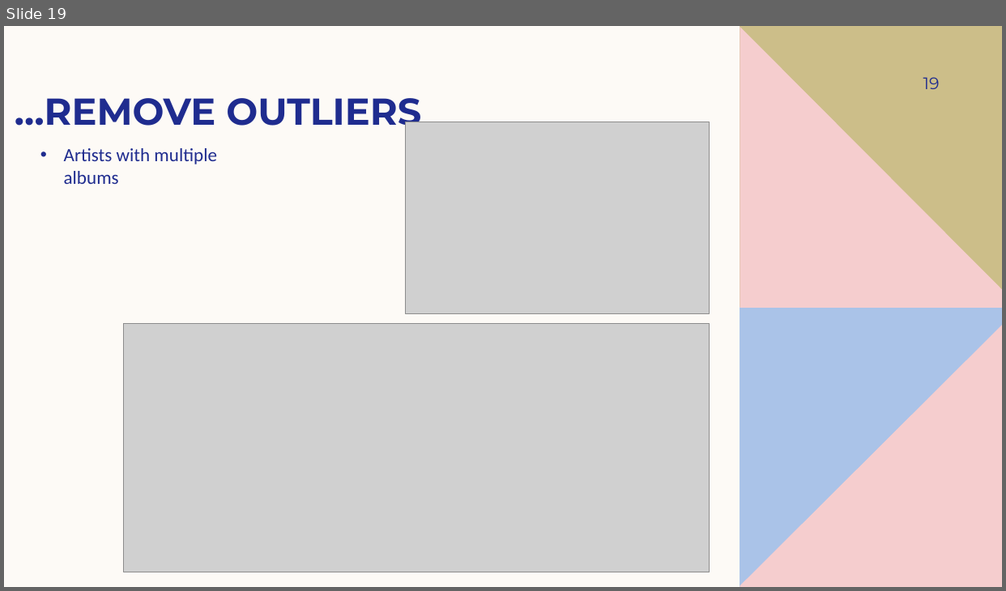
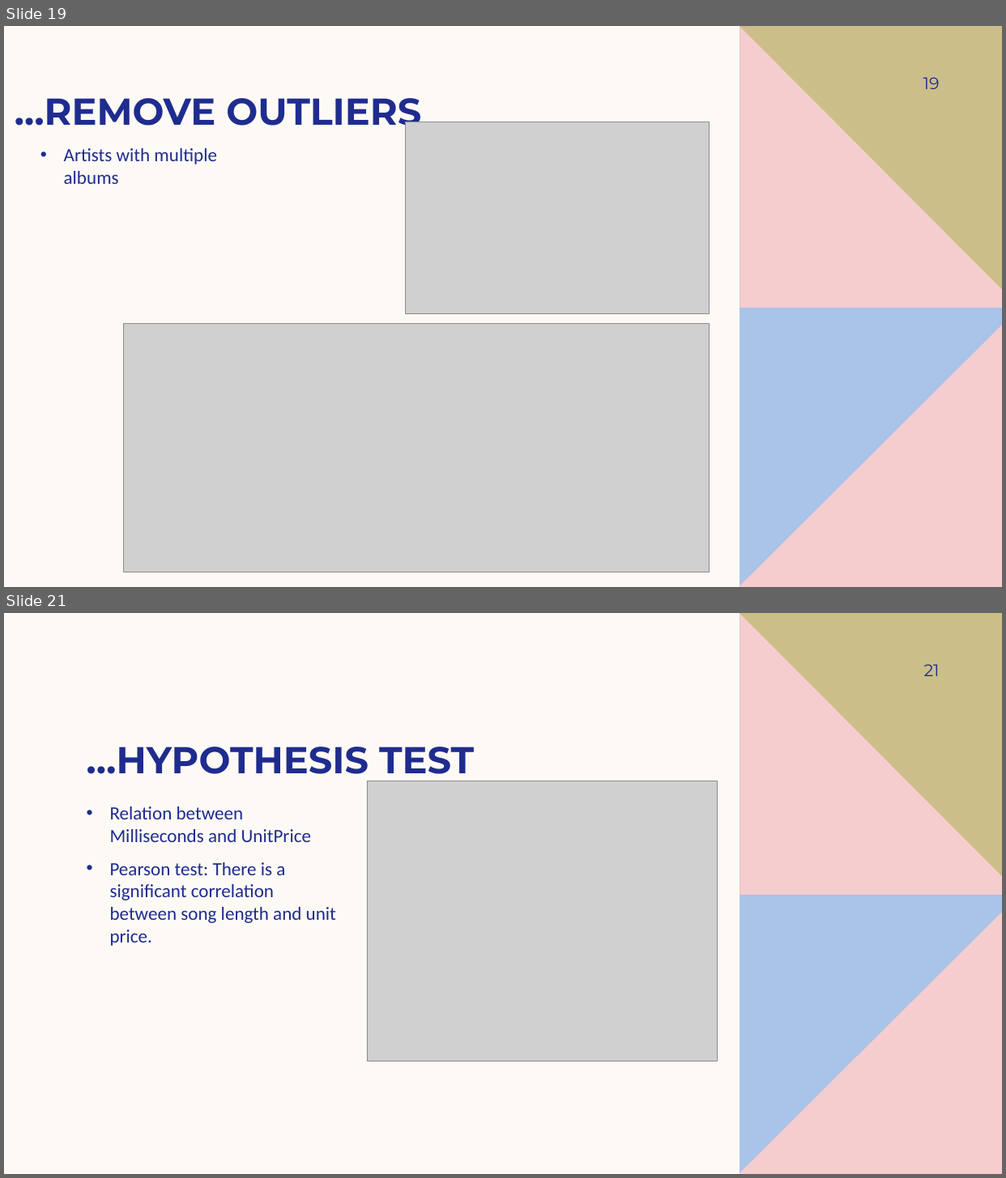
Before and after one commit to mahmoodabadi/Final-Data-Analyses-Project, a slide deck: eda_Zahra_Mahmoodabadi.pptx. Shown one above the other, each under a label of ours: slide 19 before the commit, slides 19 and 21 after it; the slides between them are not shown. The pictures are 1006x591 and 1006x1178 pixels, drawn with LibreOffice and Linux fonts; fonts in the diff are those of the drawing; grey boxes stand for pictures. Boxes give left, top, right and bottom in pixels: in the first picture for what was removed or moved away, otherwise in the second. Text is boxed around its words. In the diff, an @@ line names an element or a change of style, - is before the commit and + after.

```diff
--- a/eda_Zahra_Mahmoodabadi.pptx
+++ b/eda_Zahra_Mahmoodabadi.pptx
@@ slide 21 added at [4,613,1002,1174], background #FDFAF6; not listed: 4 template elements that a slide beside it also shows @@
@@ page number added at [924,664,940,676], 16 pt, text #1F2C8F @@
+21
@@ title added at [87,747,474,782], 36 pt, text #1F2C8F, bold @@
+…HYPOTHESIS TEST
@@ picture added at [367,781,718,1062] @@
@@ text added at [110,807,336,946], 18 pt, text #1F2C8F @@
+• Relation between Milliseconds and UnitPrice
+• Pearson test: There is a significant correlation between song length and unit price.
```
Also in this commit, not shown: 1 slide changed, 5 other slides added.
